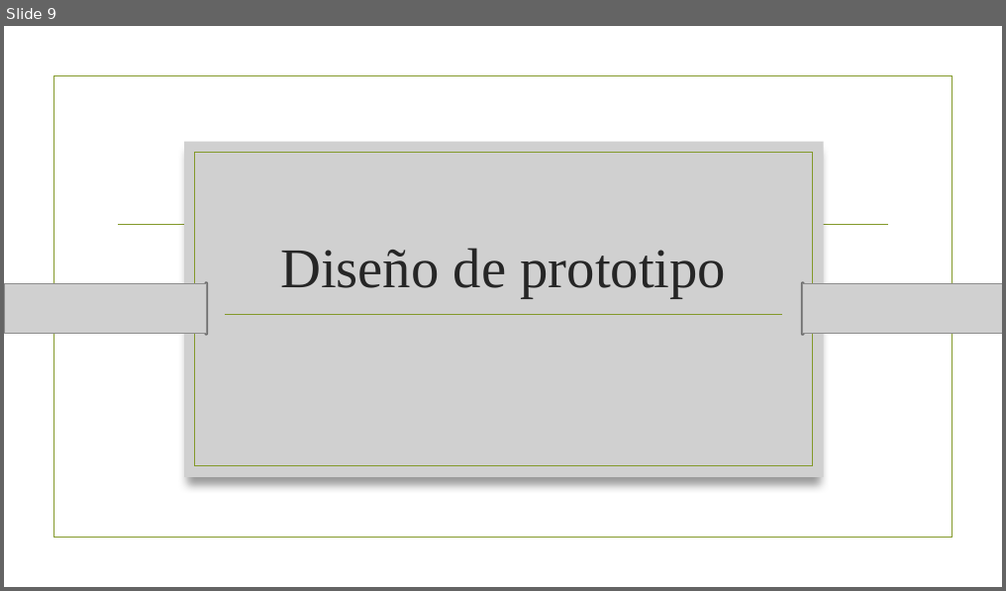
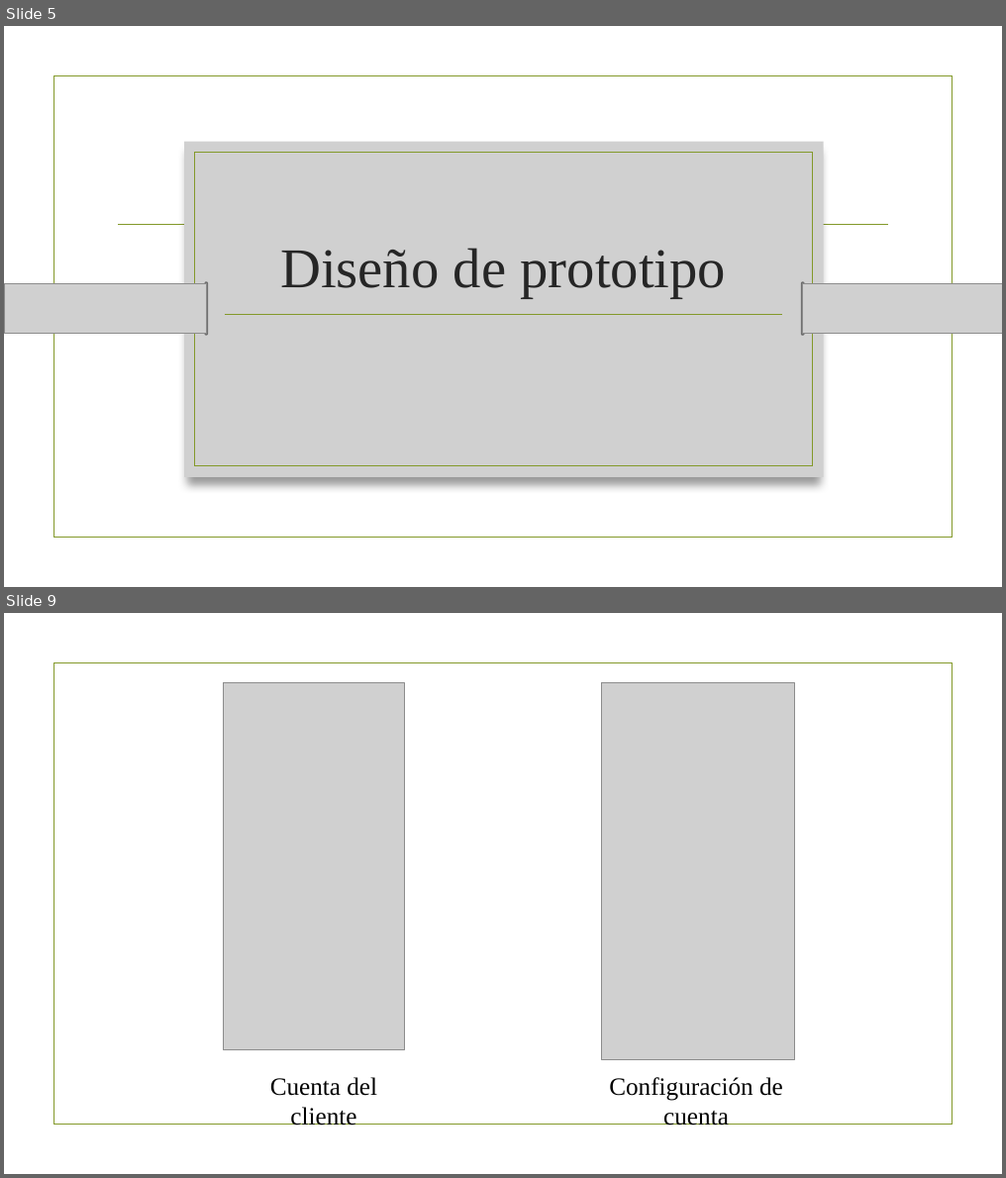
Before and after one commit to itzAngel/tsuki-project, a slide deck: Proyecto App Móviles.pptx. Shown one above the other, each under a label of ours: slide 9 before the commit, slides 5 and 9 after it; the slides between them are not shown. The pictures are 1006x591 and 1006x1178 pixels, drawn with LibreOffice and Linux fonts; fonts in the diff are those of the drawing; grey boxes stand for pictures; background and template pictures are left out. Boxes give left, top, right and bottom in pixels: in the first picture for what was removed or moved away, otherwise in the second. Text is boxed around its words. In the diff, an @@ line names an element or a change of style, - is before the commit and + after.

```diff
--- a/Proyecto App Móviles.pptx
+++ b/Proyecto App Móviles.pptx
@@ slide 9 added at box(4, 613, 1002, 1174), background picture (left out); not listed: 1 template element that a slide beside it also shows @@
@@ picture added at box(224, 682, 404, 1051) @@
@@ picture added at box(601, 682, 795, 1060) @@
@@ text added at box(270, 1077, 377, 1126), 24 pt, text #000000 @@
+Cuenta del cliente
@@ text added at box(609, 1077, 783, 1126), 24 pt, text #000000 @@
+Configuración de cuenta
@@ what was slide 9 is now slide 5 @@
```
Also in this commit, not shown: 6 other slides added, 5 slides removed, 1 other file.
